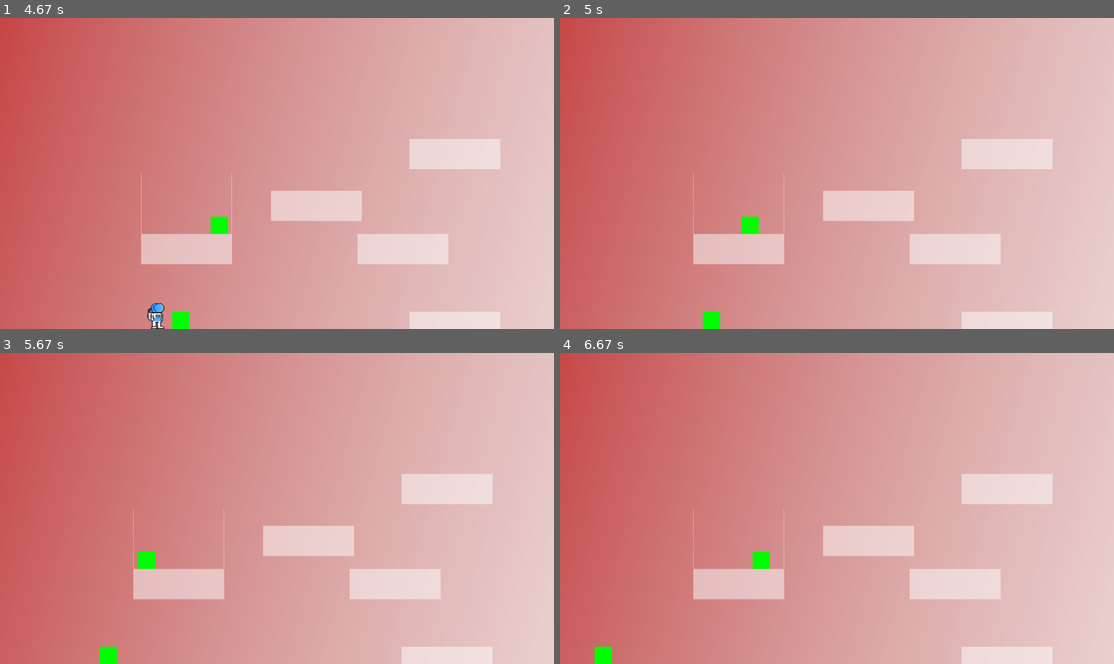
Above: before the commit, frames 1-4 (two rows, left to right).
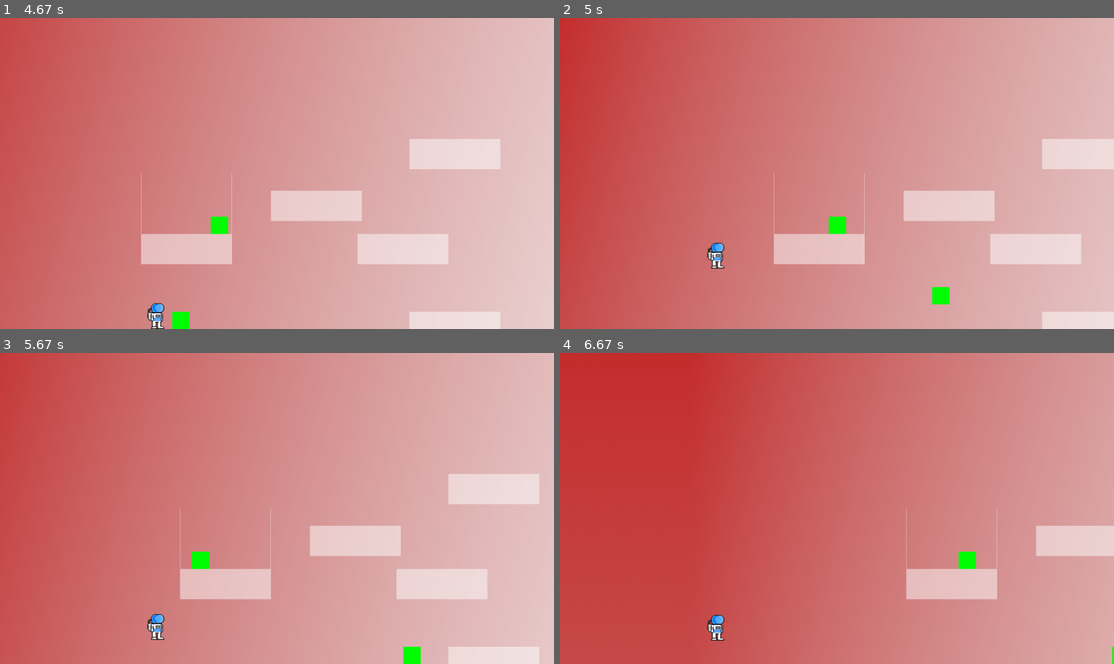
Above: after the commit, the same moments.

Repository: FlyingEwok/pygameRST
Game: pygame game, started from game.py
The game is run twice, just before and just after one commit, with the same random seed, the same clock (stepped at 60 frames per second) and the same inputs.
Inputs:
- Up to frame 1 (4.67 s): hold Right 0.33-0.8 s; hold Up 0.83-1.13 s; hold Right 1.17-1.63 s; hold Left 1.67-2.2 s; hold Left 2.23-2.63 s; hold Up 2.67-3.03 s; hold Right 3.07-3.7 s; hold Left 3.73-4.2 s; hold Right from 4.23 s (still down)
- Up to frame 2 (5 s): release Right at 4.7 s; hold Up from 4.73 s (still down)
- Up to frame 3 (5.67 s): release Up at 5.03 s; hold Right 5.07-5.53 s; hold Left from 5.57 s (still down)
- Up to frame 4 (6.67 s): release Left at 6.1 s; hold Left 6.13-6.53 s; hold Up from 6.57 s (still down)

Frame 1 is identical in both runs. In frame 2, 13% of the frame differs, in the area x 0-92%, y 0-100%; in frame 3, 7.7%; in frame 4, 97%, in the area x 0-100%, y 0-100%.

Commit message:
Level reset

Diff:
--- a/level1class.py
+++ b/level1class.py
@@ -8,21 +8,19 @@
 class Level_01(levelclass.Level):
     """ Definition for level 1. """
 
-    def __init__(self, player):
-        """ Create level 1. """
+    def create(self):
+        print("Level 1 create")
 
-        # Call the parent constructor
-        levelclass.Level.__init__(self, player)
+        super(Level_01, self).create()
 
-        self.level_limit = -1000
         screenHeight = pygame.display.get_surface().get_size()[1]
 
         # Place player
-        player.rect.x = 340
-        player.rect.y = screenHeight - player.rect.height
+        self.player.rect.x = 340
+        self.player.rect.y = screenHeight - self.player.rect.height
 
         # Array with width, height, x, and y of platform
-        levelPlatform =[
+        self.levelPlatform =[
                  [210, 70, 500, 500],
                  [210, 70, 800, 400],
                  [210, 70, 1000, 500],
@@ -30,16 +28,23 @@
                  [210, 70, 1120, 680]
                  ]
 
-        levelHitMarker = [
+        self.levelHitMarker = [
                  [1, 140, 500, 360],
                  [1, 140, 709, 360]
                  ]
 
-        enemyList = [
+        self.enemyList = [
                 [1, 1, 800, 520],
                 [1, 1, 666, 550]
                 ]
 
-        self.addPlatforms(levelPlatform)
-        self.addHitmarker(levelHitMarker)
-        self.addEnemy(enemyList)
+        self.addPlatforms(self.levelPlatform)
+        self.addHitmarker(self.levelHitMarker)
+        self.addEnemy(self.enemyList)
+
+    def __init__(self, player):
+        """ Create level 1. """
+
+        # Call the parent constructor
+        levelclass.Level.__init__(self, player)
+        self.level_limit = -1000
--- a/levelclass.py
+++ b/levelclass.py
@@ -8,19 +8,36 @@
     """ This is a generic super-class used to define a level.
         Create a child class for each level with level-specific
         info. """
-
-    def __init__(self, player):
+    def create(self):
         """ Constructor. Pass in a handle to player. Needed for when moving
-            platforms collide with the player. """
+        platforms collide with the player. """
         self.platform_list = pygame.sprite.Group()
         self.hitmarker_list = pygame.sprite.Group()
         self.enemy_list = pygame.sprite.Group()
         self.player_list = pygame.sprite.Group()
-        self.player = player
         self.player_list.add(self.player)
 
         # How far this world has been scrolled left/right
         self.world_shift = 0
+
+    def destroy(self):
+        for platform in self.platform_list:
+            self.platform_list.remove(platform)
+        for hitmarker in self.hitmarker_list:
+            self.hitmarker_list.remove(hitmarker)
+        for enemy in self.enemy_list:
+            self.enemy_list.remove(enemy)
+        for player in self.player_list:
+            self.player_list.remove(player)
+
+    def reset(self):
+        self.destroy()
+        self.create()
+
+    def __init__(self, player):
+        self.player = player
+        self.create()
+
 
     # Update everythign on this level
     def update(self):
--- a/playerclass.py
+++ b/playerclass.py
@@ -102,7 +102,7 @@
             self.change_y = -10
 
     def die(self):
-        self.level.player_list.remove(self)
+        self.level.reset()
 
     # Player-controlled movement:
     def go_left(self):
